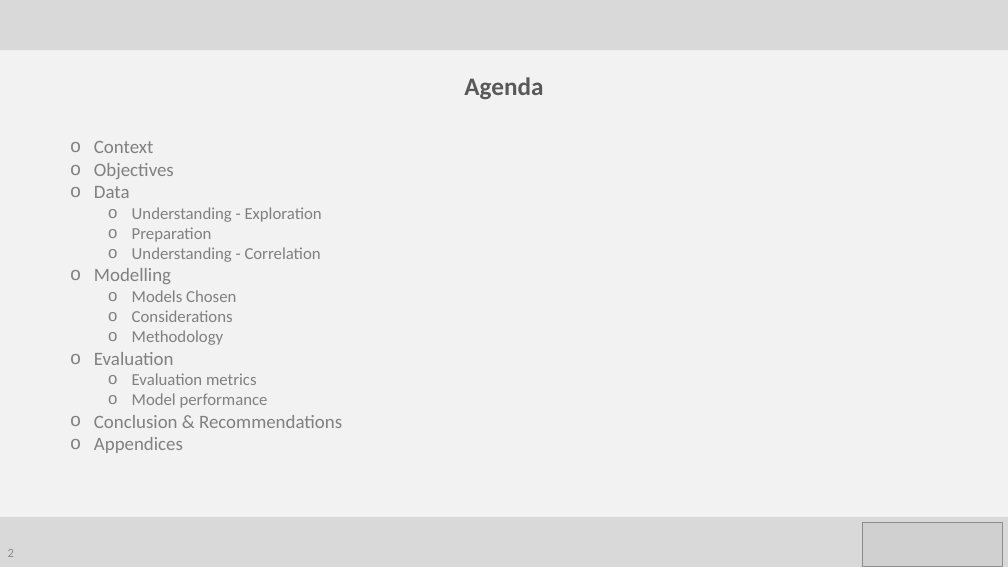
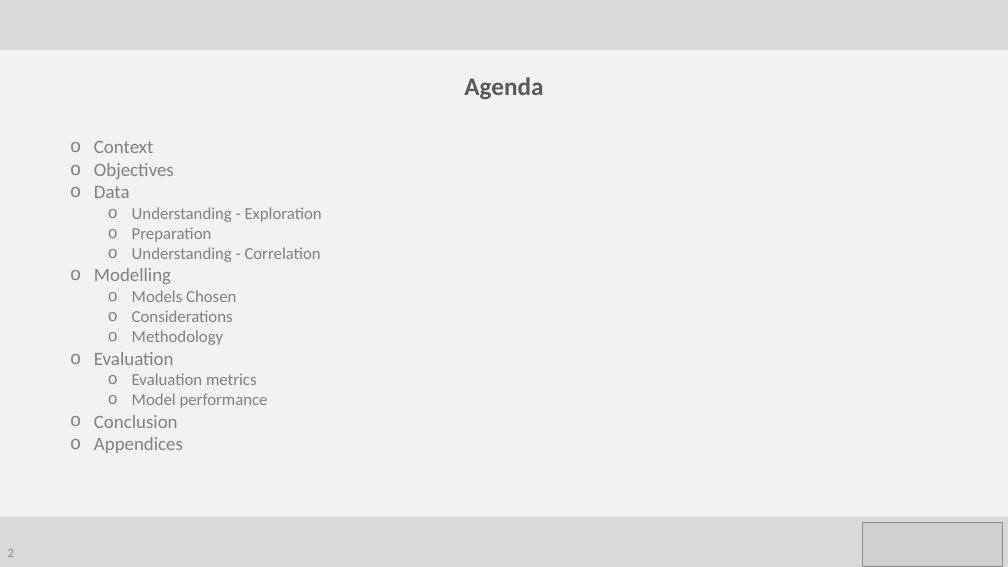
Before and after one commit to ah12068/fca-takehome-test, a slide deck: slide 2 of reports/FCA_presentation.pptx. Drawn at 1008x567 pixels with LibreOffice and Linux fonts; fonts in the diff are those of the drawing; grey boxes stand for pictures. Boxes give left, top, right and bottom in pixels: in the first picture for what was removed or moved away, otherwise in the second. Text is boxed around its words. In the diff, an @@ line names an element or a change of style, - is before the commit and + after.

```diff
--- a/reports/FCA_presentation.pptx
+++ b/reports/FCA_presentation.pptx
@@ text at <box>94,415,178,428</box>: text changed @@
-o Conclusion & Recommendations
+o Conclusion
```
Also in this commit, not shown: 7 other slides changed, 1 other file.
